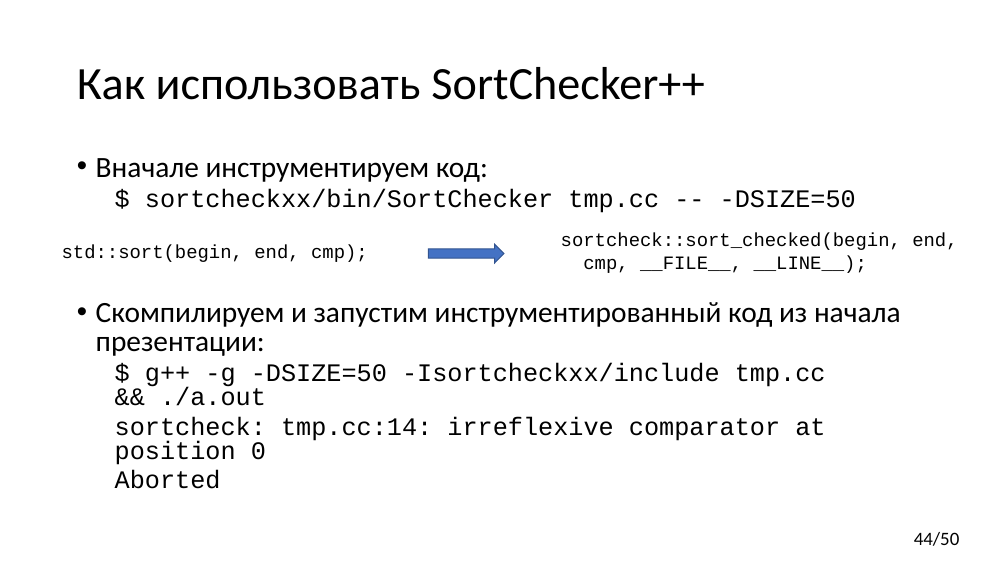
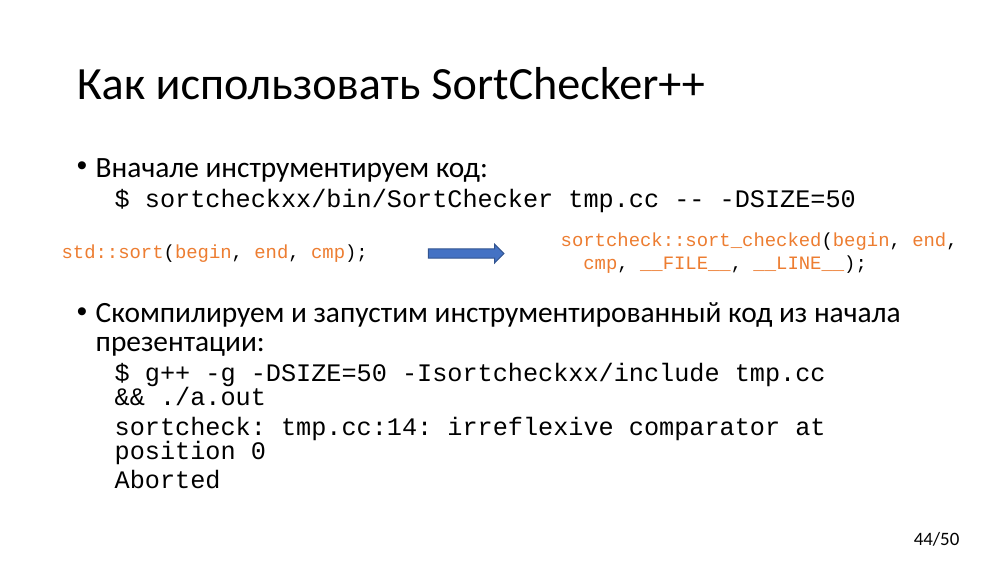
Before and after one commit to yugr/CppRussia, a slide deck: slide 44 of 2023/RU.pptx. Drawn at 1008x567 pixels with LibreOffice and Linux fonts; fonts in the diff are those of the drawing. Boxes give left, top, right and bottom in pixels: in the first picture for what was removed or moved away, otherwise in the second. Text is boxed around its words. In the diff, an @@ line names an element or a change of style, - is before the commit and + after.

Commit message:
Format code examples.

```diff
--- a/2023/RU.pptx
+++ b/2023/RU.pptx
@@ text "std::sort(begin, end, cmp);" at bbox=[62, 244, 368, 262]: text colour #000000 to #ED7D31 in "std::sort(begin, end, cmp);" @@
@@ text "sortcheck::sort_checked(begin, end," at bbox=[561, 233, 957, 273]: text colour #000000 to #ED7D31 in "sortcheck::sort_checked(begin, end,", "cmp, __FILE__, __LINE__);" @@
```
Also in this commit, not shown: 22 other slides changed.
